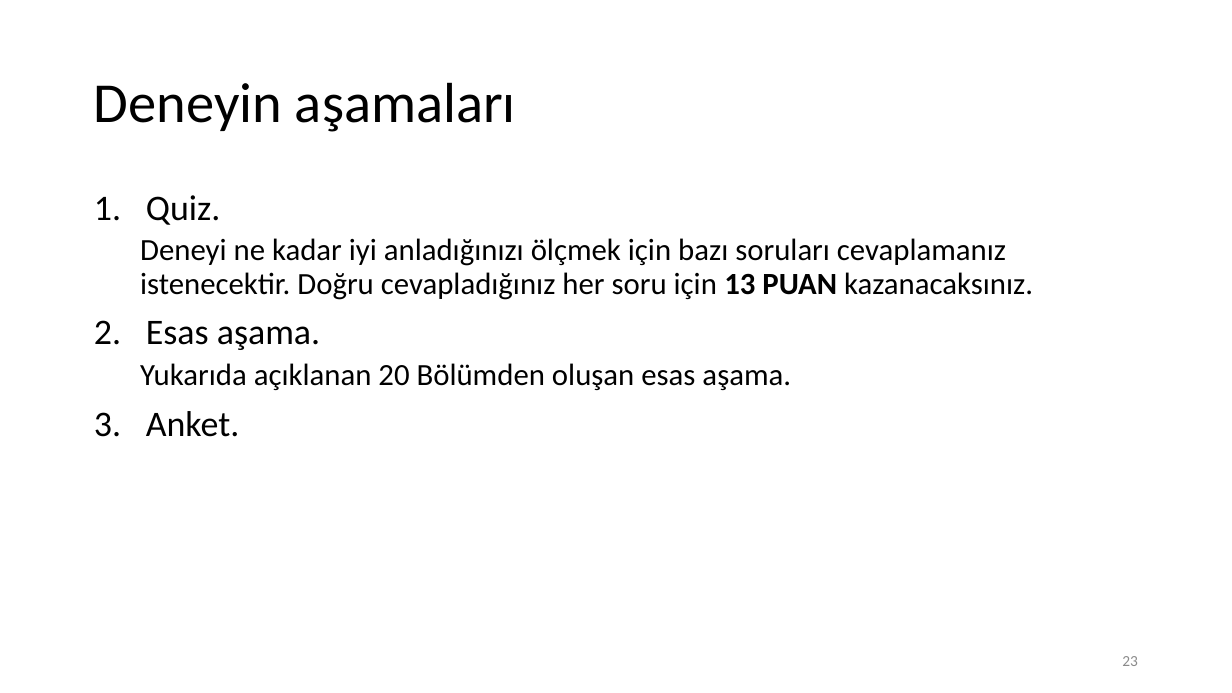
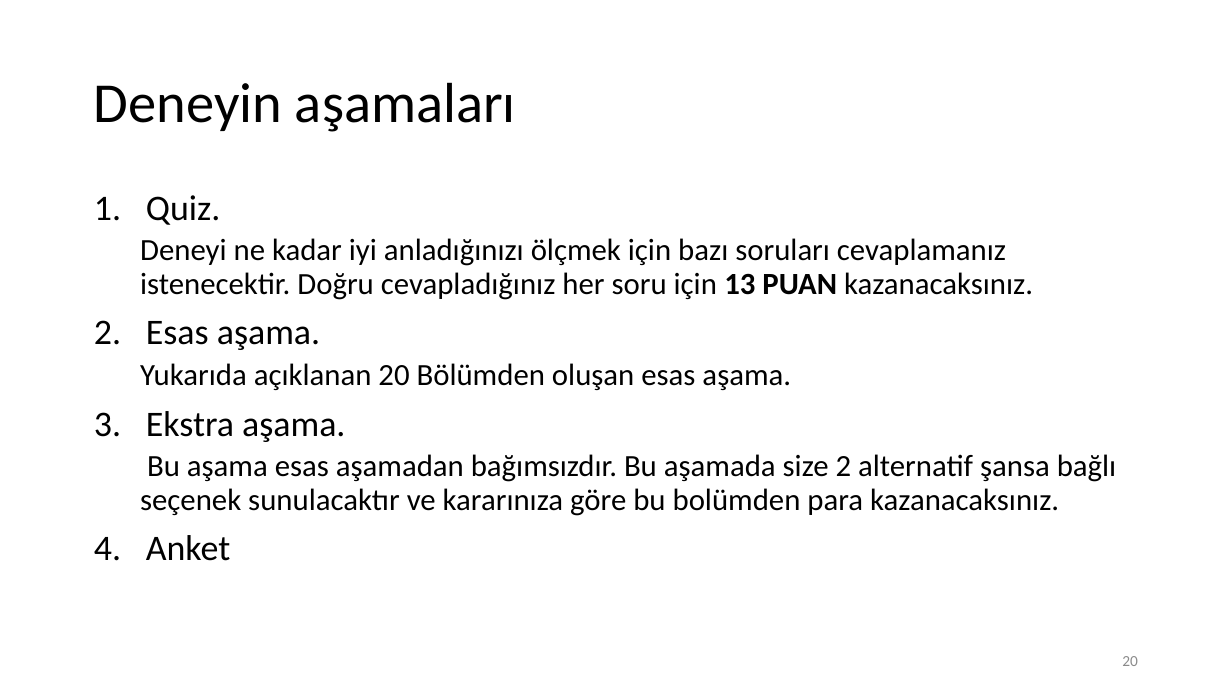
Before and after one commit to baghirov/par, a slide deck: slide 20 of yonergeler/principal_agent_t3_instructions.pptx (slide 23 before the commit). Drawn at 1232x693 pixels with LibreOffice and Linux fonts; fonts in the diff are those of the drawing. Boxes give left, top, right and bottom in pixels: in the first picture for what was removed or moved away, otherwise in the second. Text is boxed around its words. In the diff, an @@ line names an element or a change of style, - is before the commit and + after.

```diff
--- a/yonergeler/principal_agent_t3_instructions.pptx
+++ b/yonergeler/principal_agent_t3_instructions.pptx
@@ text at <box>140,411,1116,561</box>: text changed; size 28 to 24 pt @@
-3. Anket.
+3. Ekstra aşama.
+  Bu aşama esas aşamadan bağımsızdır. Bu aşamada size 2 alternatif şansa bağlı seçenek sunulacaktır ve kararınıza göre bu bolümden para kazanacaksınız.
+4. Anket
@@ page number at <box>1122,656,1138,666</box>: text changed @@
-23
+20
```
Also in this commit, not shown: 4 other slides changed, 3 slides removed, 2 other files.
